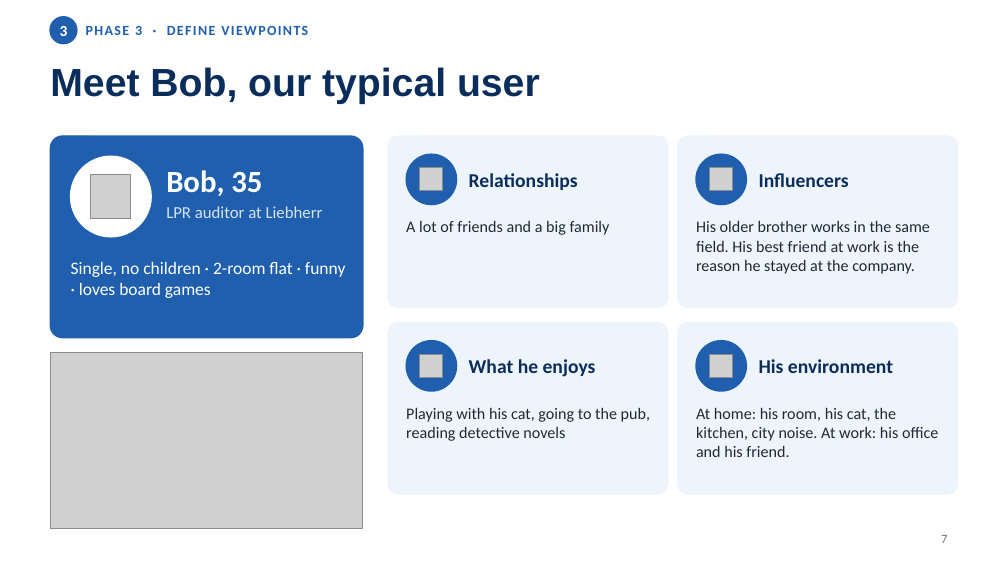
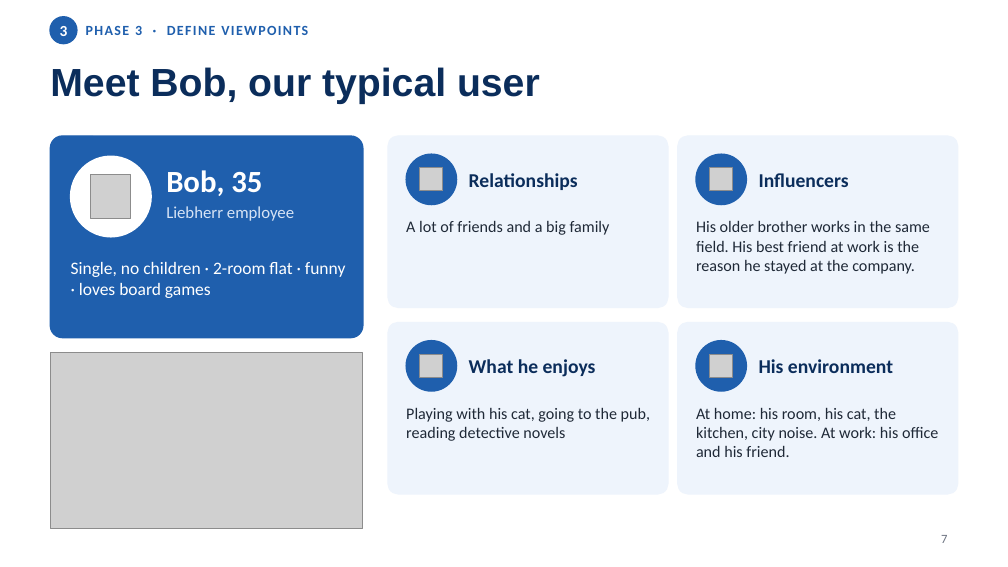
Before and after one commit to niv1999/liebherr-hackathon-2026, a slide deck: slide 7 of Liebherr5_DesignThinking_Journey.pptx. Drawn at 1008x567 pixels with LibreOffice and Linux fonts; fonts in the diff are those of the drawing; grey boxes stand for pictures. Boxes give left, top, right and bottom in pixels: in the first picture for what was removed or moved away, otherwise in the second. Text is boxed around its words. In the diff, an @@ line names an element or a change of style, - is before the commit and + after.

```diff
--- a/Liebherr5_DesignThinking_Journey.pptx
+++ b/Liebherr5_DesignThinking_Journey.pptx
@@ text at (166,206,294,221): text changed @@
-LPR auditor at Liebherr
+Liebherr employee
```
Also in this commit, not shown: 4 other slides changed, 1 other file.
